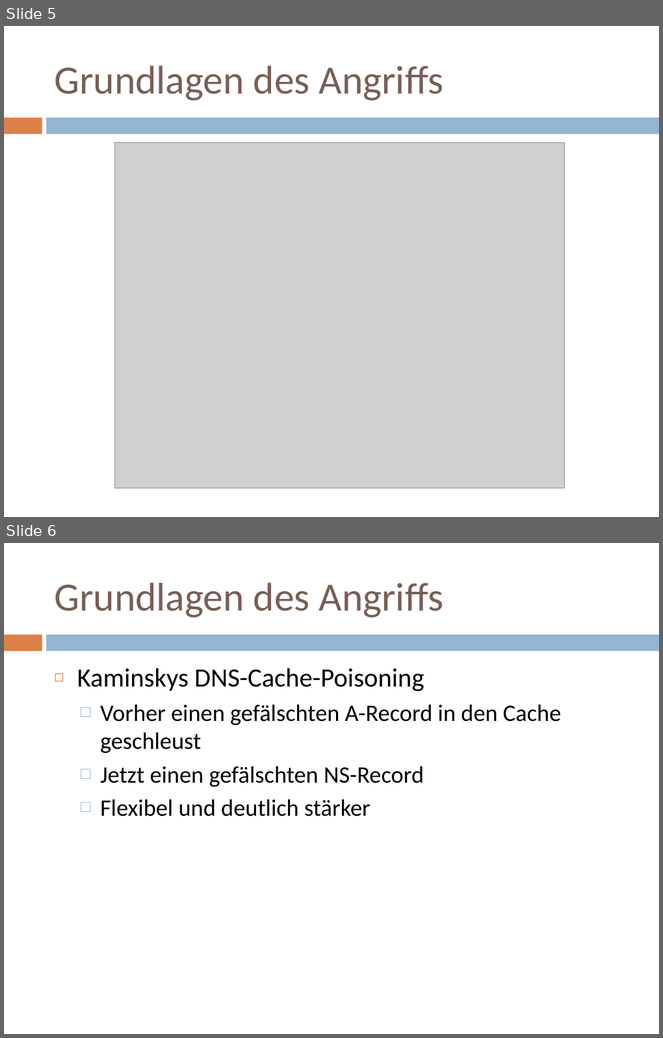
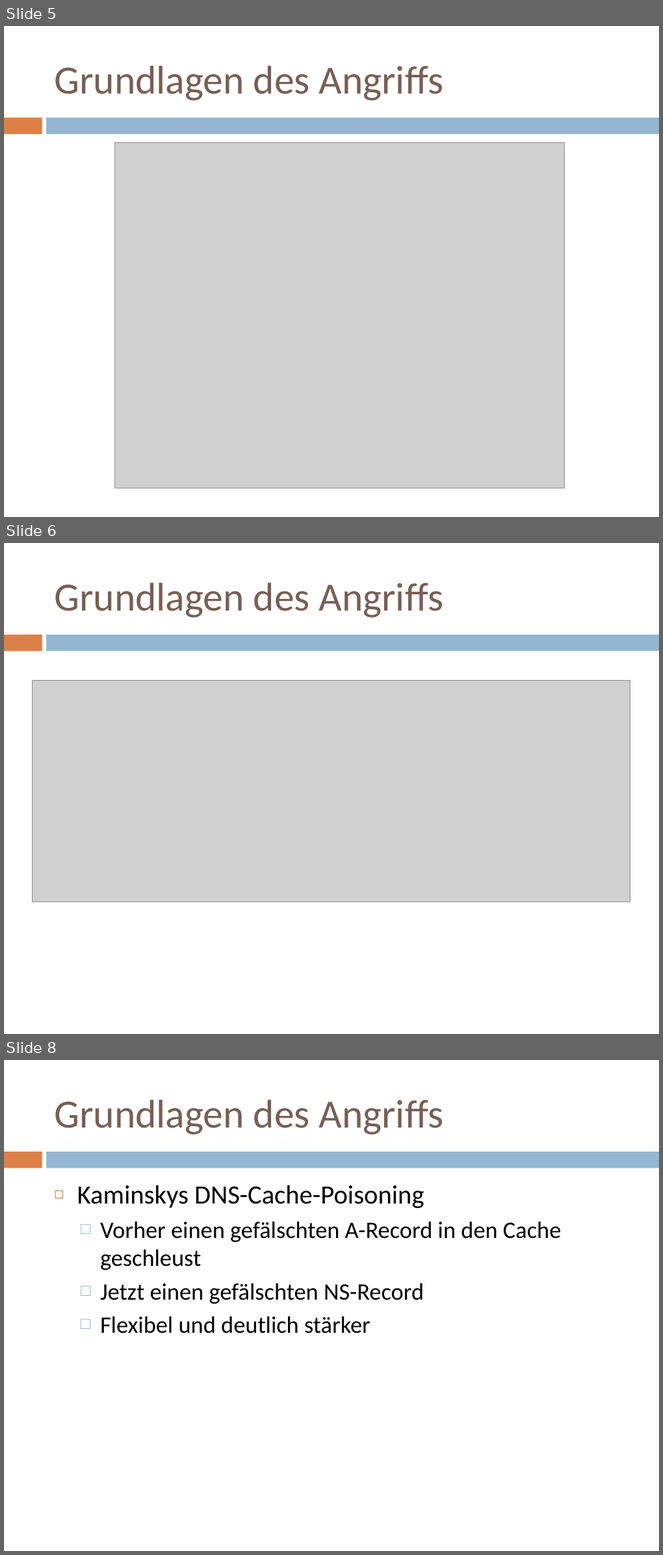
Before and after one commit to doctordebug/Hackerpraktikum, a slide deck: Präsentationen/PT3.pptx. Shown one above the other, each under a label of ours: slides 5 and 6 before the commit, slides 5, 6 and 8 after it; the slides between them are not shown. The pictures are 663x1038 and 663x1555 pixels, drawn with LibreOffice and Linux fonts; fonts in the diff are those of the drawing; grey boxes stand for pictures. Boxes give left, top, right and bottom in pixels: in the first picture for what was removed or moved away, otherwise in the second. Text is boxed around its words. In the diff, an @@ line names an element or a change of style, - is before the commit and + after.

```diff
--- a/Präsentationen/PT3.pptx
+++ b/Präsentationen/PT3.pptx
@@ slide 6 added at (4,543,659,1034), background #FFFFFF; not listed: 2 template elements that a slide beside it also shows @@
@@ title added at (54,583,444,618), 44 pt, text #775F55 @@
+Grundlagen des Angriffs
@@ picture added at (32,681,631,902) @@
@@ what was slide 6 is now slide 8 @@
```
Also in this commit, not shown: 7 slides changed, 4 other slides added, 8 other files.
